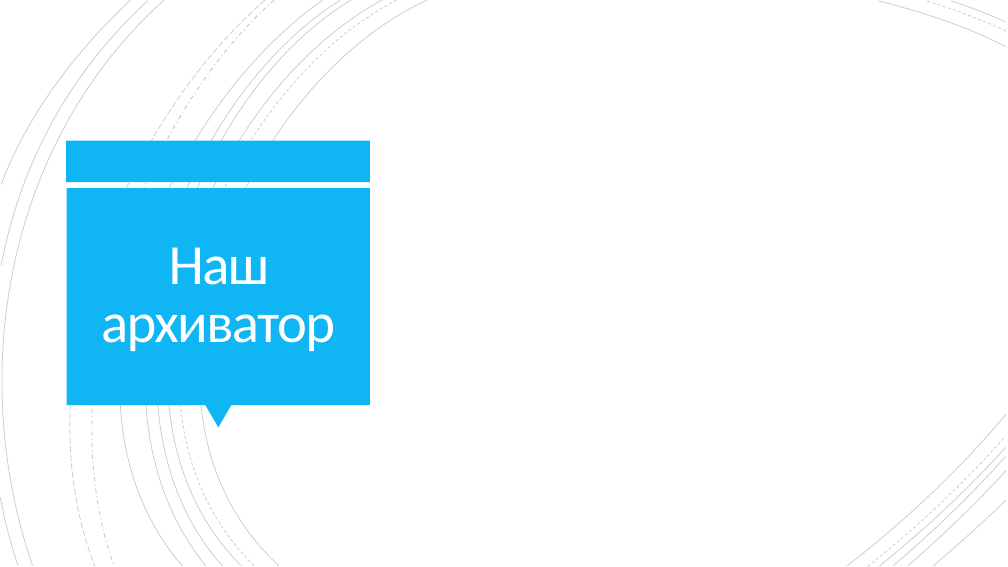
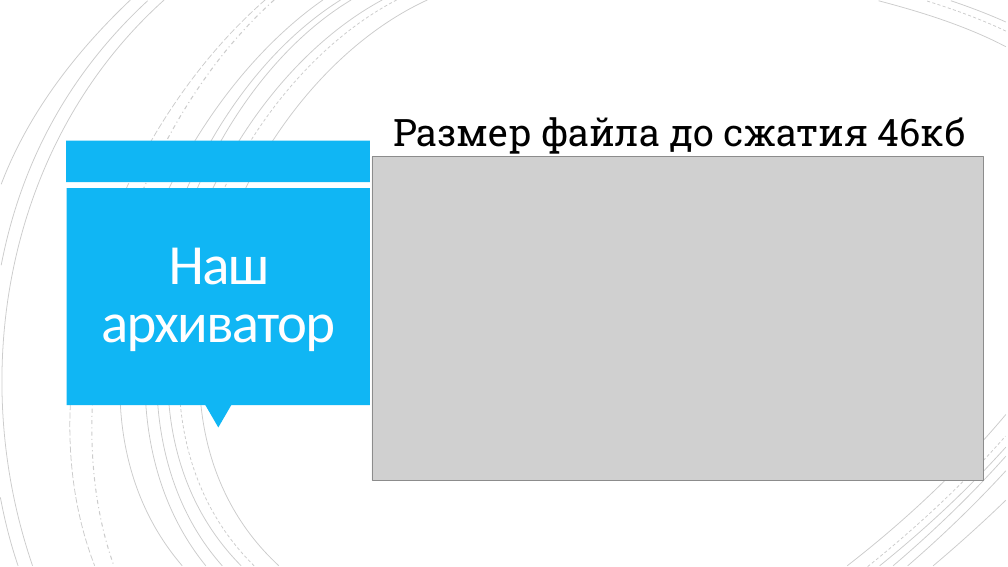
Before and after one commit to ssyp-ru/ssyp19-ws16, a slide deck: slide 14 of Создание архиватора по алгоритму Хаффмана.pptx (slide 13 before the commit). Drawn at 1008x567 pixels with LibreOffice and Linux fonts; fonts in the diff are those of the drawing; grey boxes stand for pictures. Boxes give left, top, right and bottom in pixels: in the first picture for what was removed or moved away, otherwise in the second. Text is boxed around its words. In the diff, an @@ line names an element or a change of style, - is before the commit and + after.

```diff
--- a/Создание архиватора по алгоритму Хаффмана.pptx
+++ b/Создание архиватора по алгоритму Хаффмана.pptx
@@ text added at (x1=393, y1=117, x2=966, y2=154), 36 pt, text #000000 @@
+Размер файла до сжатия 46кб
@@ picture added at (x1=372, y1=157, x2=983, y2=480) @@
```
Also in this commit, not shown: 3 other slides changed, 4 slides added, 1 slide removed, 5 other files.
